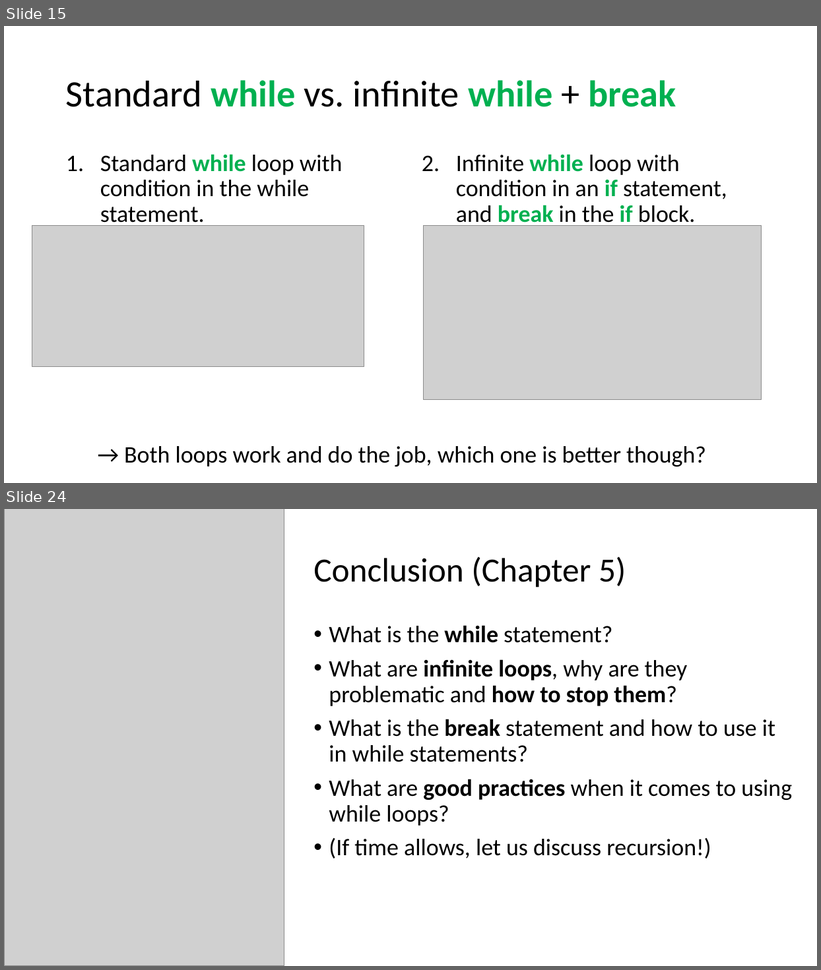
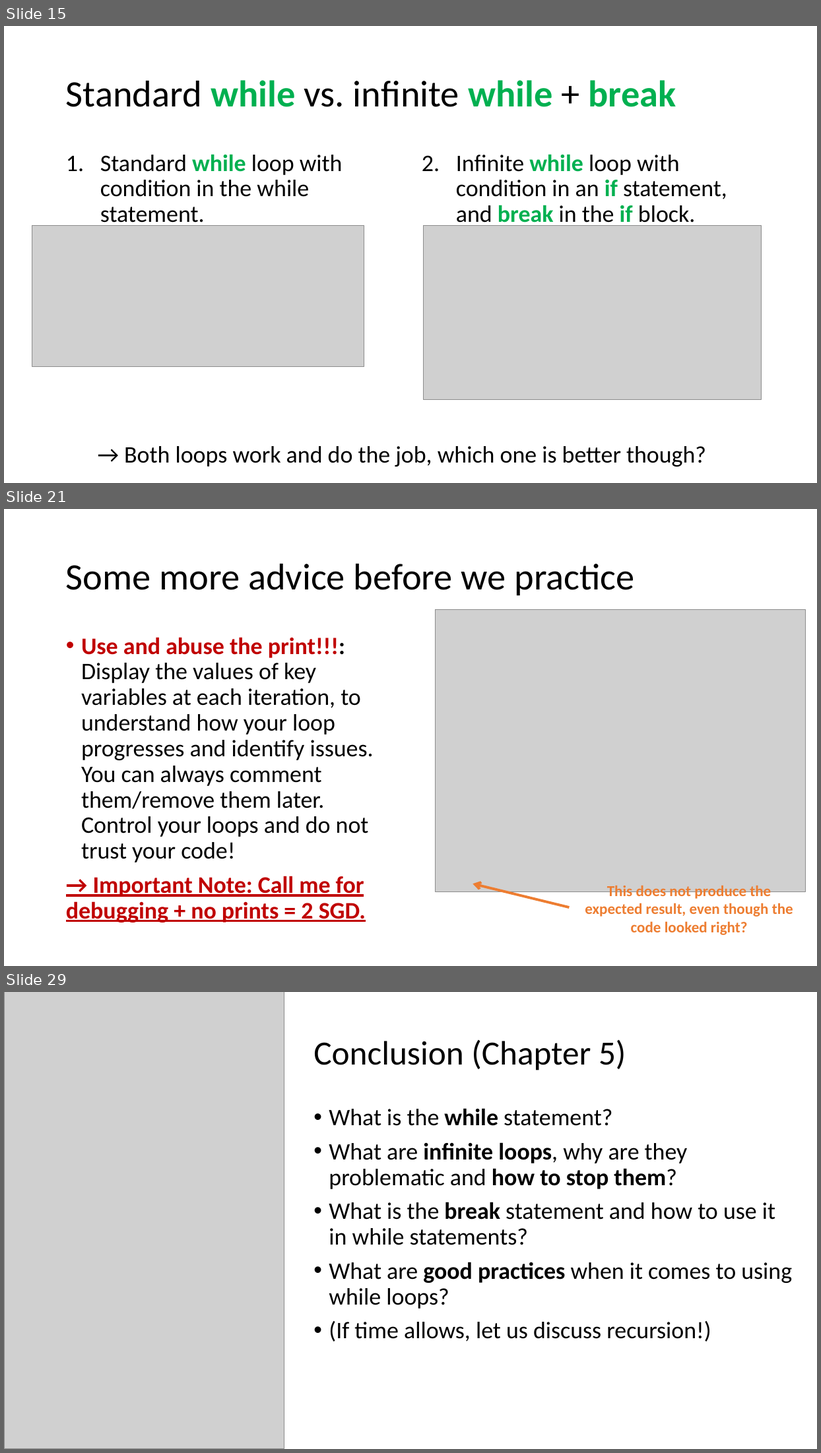
Before and after one commit to matthieudemari/SUTD_ILP_Computing, a slide deck: Chapter 5/Lecture_5.pptx. Shown one above the other, each under a label of ours: slides 15 and 24 before the commit, slides 15, 21 and 29 after it; the slides between them are not shown. The pictures are 821x970 and 821x1453 pixels, drawn with LibreOffice and Linux fonts; fonts in the diff are those of the drawing; grey boxes stand for pictures. Boxes give left, top, right and bottom in pixels: in the first picture for what was removed or moved away, otherwise in the second. Text is boxed around its words. In the diff, an @@ line names an element or a change of style, - is before the commit and + after.

```diff
--- a/Chapter 5/Lecture_5.pptx
+++ b/Chapter 5/Lecture_5.pptx
@@ slide 21 added at <box>4,509,817,966</box>, background #FFFFFF @@
@@ title added at <box>66,563,634,595</box>, 44 pt, text #000000 @@
+Some more advice before we practice
@@ picture added at <box>435,609,805,892</box> @@
@@ text added at <box>66,637,374,923</box>, 28 pt, text #000000 @@
+• Use and abuse the print!!!: Display the values of key variables at each iteration, to understand how your loop progresses and identify issues. You can always comment them/remove them later. Control your loops and do not trust your code!
+→ Important Note: Call me for debugging + no prints = 2 SGD.
@@ arrow added from (570, 908) to (473, 884), #ED7D31 3 pt @@
@@ text added at <box>585,886,793,935</box>, 18 pt, text #ED7D31, bold @@
+This does not produce the expected result, even though the code looked right?
@@ what was slide 24 is now slide 29 @@
```
Also in this commit, not shown: 8 slides changed, 4 other slides added, 6 other files.
